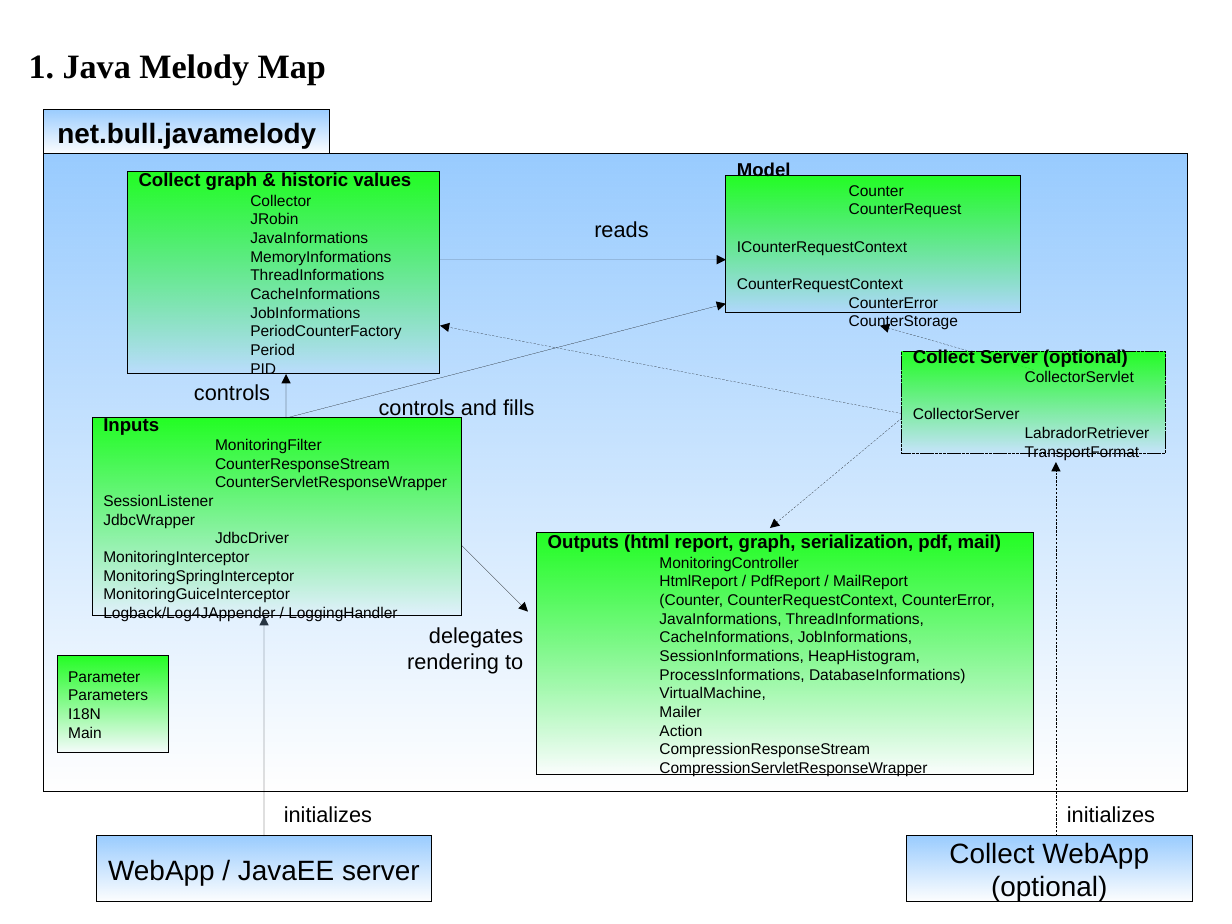
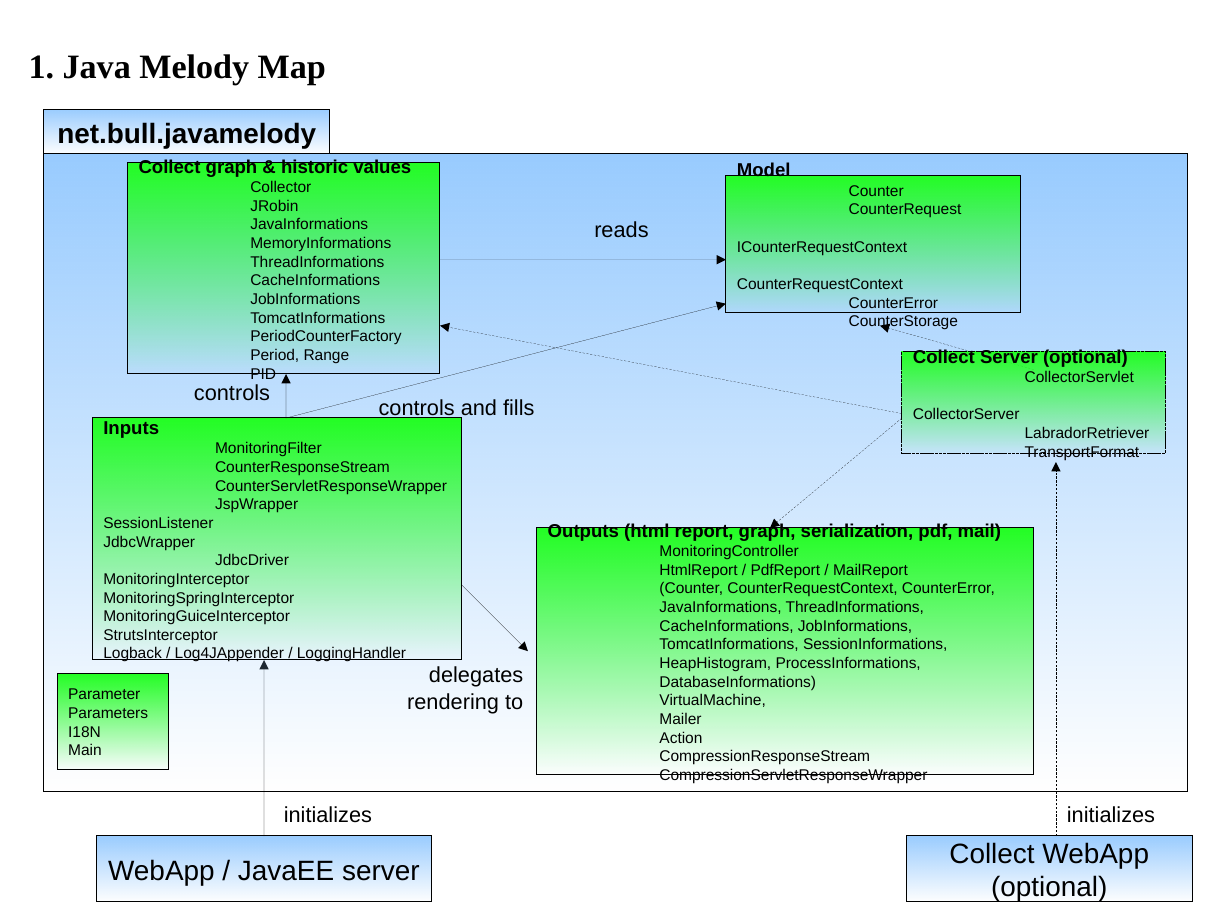
Before and after one commit to visan/javamelody, a slide deck: slide 1 of javamelody-core/src/site/resources/Map.odp. Drawn at 1232x924 pixels with LibreOffice and Linux fonts; fonts in the diff are those of the drawing. Boxes give left, top, right and bottom in pixels: in the first picture for what was removed or moved away, otherwise in the second. Text is boxed around its words. In the diff, an @@ line names an element or a change of style, - is before the commit and + after.

Commit message:
maj (TomcatInformations, FilterContext...)

```diff
--- a/javamelody-core/src/site/resources/Map.odp
+++ b/javamelody-core/src/site/resources/Map.odp
@@ rectangle "Collect graph & historic values" resized from (x1=127, y1=172, x2=440, y2=375) to (x1=127, y1=163, x2=440, y2=375) @@
@@ text in rectangle at (x1=250, y1=311, x2=385, y2=323): paragraph added @@
+TomcatInformations
@@ text in rectangle at (x1=250, y1=348, x2=350, y2=363): text changed @@
-Period
+Period, Range
@@ rectangle "Inputs" resized from (x1=93, y1=418, x2=463, y2=616) to (x1=93, y1=418, x2=463, y2=661) @@
@@ text in rectangle at (x1=103, y1=498, x2=298, y2=528): text changed @@
-SessionListener
+JspWrapper
+SessionListener
@@ rectangle "Outputs (html report, graph, serialization, ..." moved from (x1=537, y1=532, x2=1034, y2=775) to (x1=537, y1=528, x2=1034, y2=774) @@
@@ arrow moved from (462, 546) - (528, 612) to (462, 586) - (528, 652) @@
@@ text in rectangle at (x1=103, y1=609, x2=406, y2=662): text changed @@
-MonitoringGuiceInterceptor
-Logback/Log4JAppender / LoggingHandler
+MonitoringGuiceInterceptor
+StrutsInterceptor
+Logback / Log4JAppender / LoggingHandler
@@ text in rectangle at (x1=659, y1=619, x2=947, y2=690): text changed @@
-CacheInformations, JobInformations,
-SessionInformations, HeapHistogram,
-ProcessInformations, DatabaseInformations)
+CacheInformations, JobInformations,
+TomcatInformations, SessionInformations,
+HeapHistogram, ProcessInformations,
+DatabaseInformations)
@@ text "delegates" moved from (x1=407, y1=627, x2=523, y2=674) to (x1=407, y1=666, x2=523, y2=713) @@
@@ rectangle "Parameter" moved from (x1=57, y1=656, x2=169, y2=754) to (x1=57, y1=673, x2=169, y2=770) @@
@@ arrow moved from (264, 836) - (264, 616) to (264, 836) - (264, 661) @@
```
Also in this commit, not shown: 2 other slides changed.
